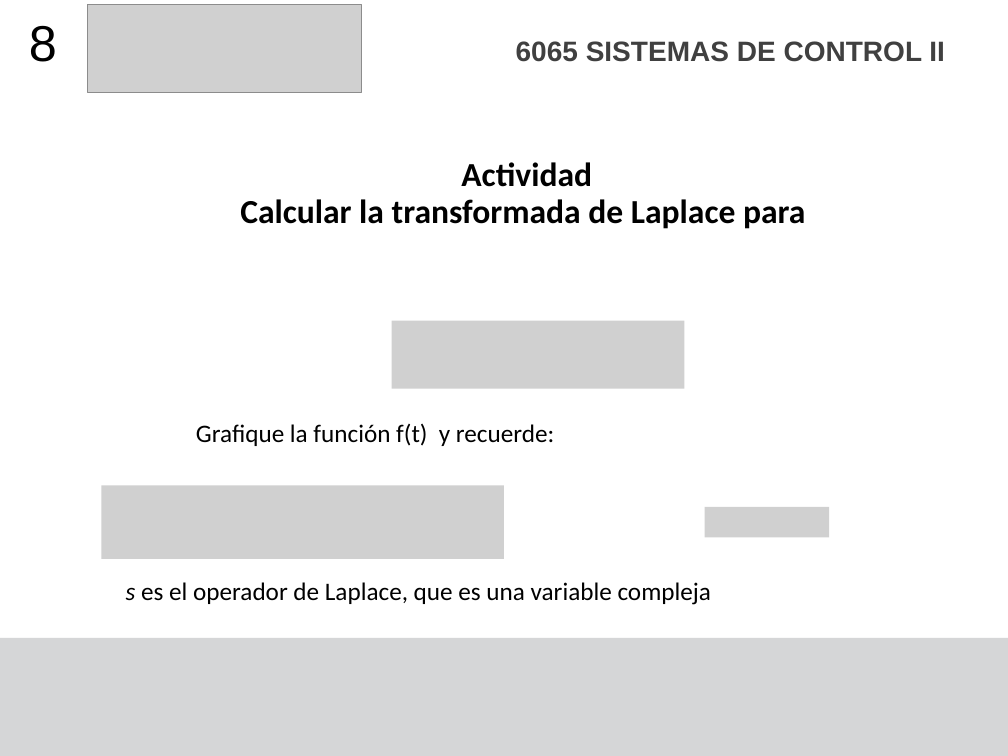
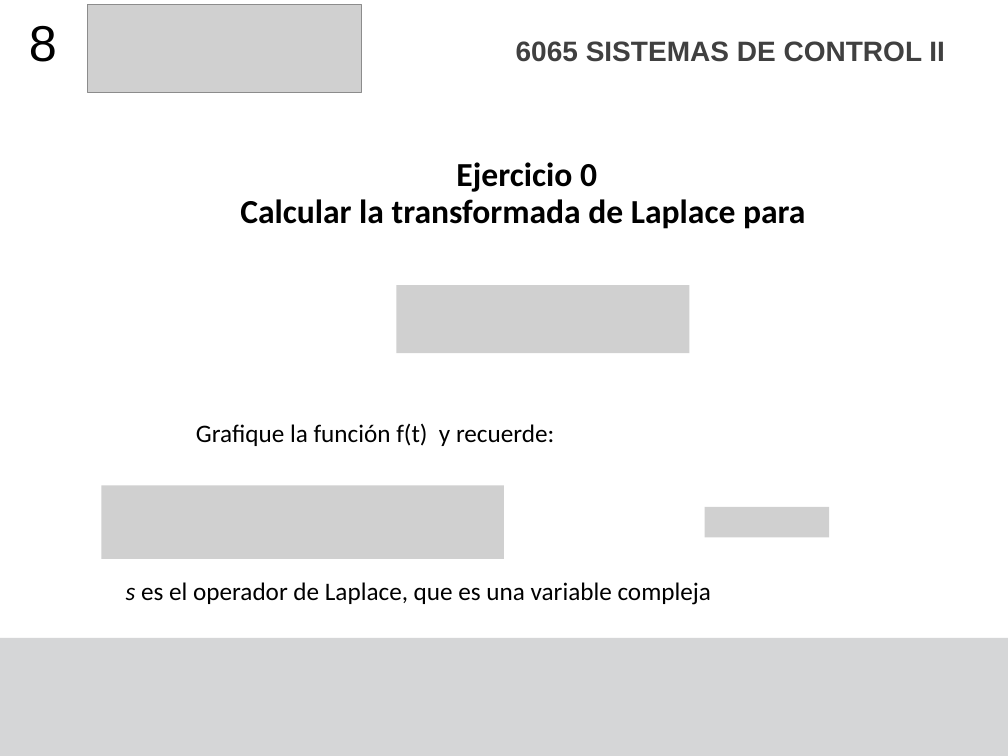
Before and after one commit to F4bian1012/Sistemas-de-Control-II---Ingenier-a-Mecatr-nica, a slide deck: slide 8 of Sesión_2/Transformada Z.pptx. Drawn at 1008x756 pixels with LibreOffice and Linux fonts; fonts in the diff are those of the drawing; grey boxes stand for pictures. Boxes give left, top, right and bottom in pixels: in the first picture for what was removed or moved away, otherwise in the second. Text is boxed around its words. In the diff, an @@ line names an element or a change of style, - is before the commit and + after.

```diff
--- a/Sesión_2/Transformada Z.pptx
+++ b/Sesión_2/Transformada Z.pptx
@@ title at (240,162,805,229): text changed @@
-Actividad
-Calcular la transformada de Laplace para
+Ejercicio 0
+Calcular la transformada de Laplace para
@@ picture: place and size @@
-picture at (391,321,684,389)
+picture at (396,285,689,354)
```
Also in this commit, not shown: 4 other slides changed, 5 other files.
